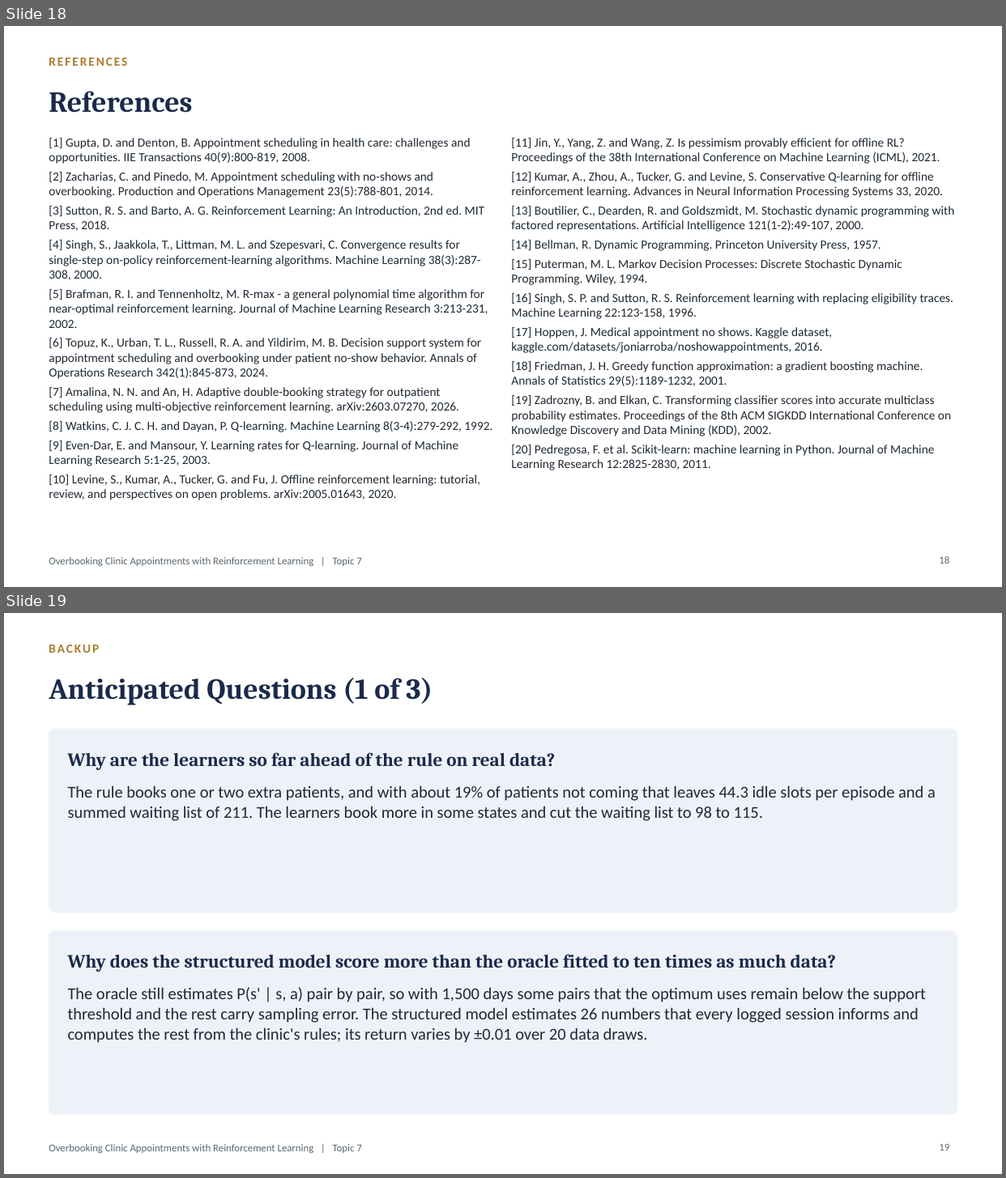
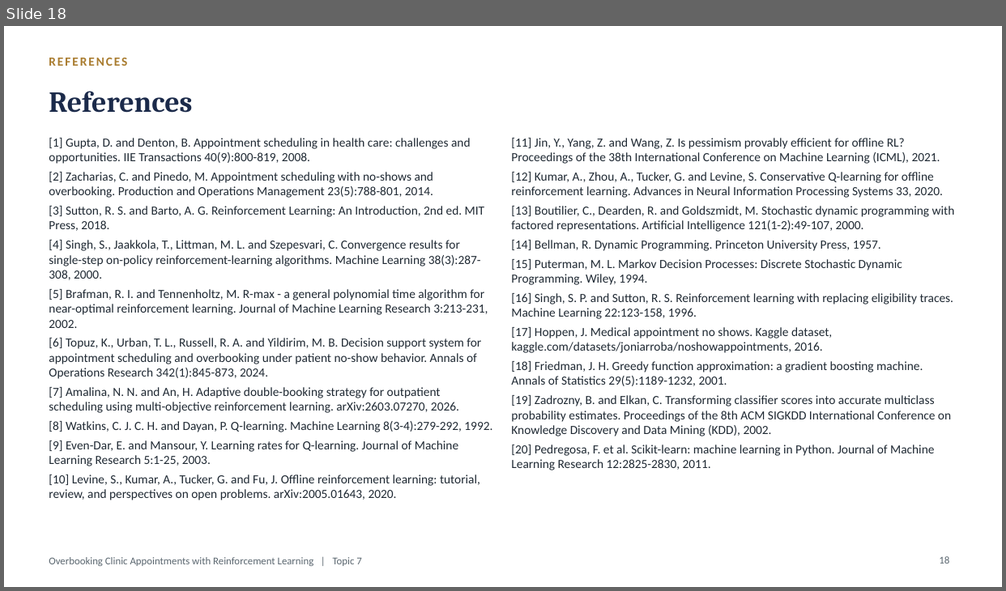
Before and after one commit to Nagasai-Datta/ml_lab, a slide deck: topic7/presentation/23BCE0757_THEORY_DA.pptx. Shown one above the other, each under a label of ours: slides 18 and 19 before the commit, slide 18 after it. The pictures are 1006x1178 and 1006x591 pixels, drawn with LibreOffice and Linux fonts; fonts in the diff are those of the drawing. Boxes give left, top, right and bottom in pixels: in the first picture for what was removed or moved away, otherwise in the second. Text is boxed around its words. In the diff, an @@ line names an element or a change of style, - is before the commit and + after.

```diff
--- a/topic7/presentation/23BCE0757_THEORY_DA.pptx
+++ b/topic7/presentation/23BCE0757_THEORY_DA.pptx
@@ slide 19 removed at <box>4,613,1002,1174</box>, background #FFFFFF; not listed: 1 template element that a slide beside it also shows @@
@@ text removed at <box>49,645,99,653</box> @@
-BACKUP
@@ title removed at <box>49,678,432,705</box> @@
-Anticipated Questions (1 of 3)
@@ rounded rectangle removed at <box>49,729,957,913</box> @@
@@ text removed at <box>68,752,555,770</box> @@
-Why are the learners so far ahead of the rule on real data?
@@ text removed at <box>68,786,936,821</box> @@
-The rule books one or two extra patients, and with about 19% of patients not coming that leaves 44.3 idle slots per episode and a summed waiting list of 211. The learners book more in some states and cut the waiting list to 98 to 115.
@@ rounded rectangle removed at <box>49,931,957,1114</box> @@
@@ text removed at <box>68,954,836,972</box> @@
-Why does the structured model score more than the oracle fitted to ten times as much data?
@@ text removed at <box>68,987,926,1043</box> @@
-The oracle still estimates P(s' | s, a) pair by pair, so with 1,500 days some pairs that the optimum uses remain below the support threshold and the rest carry sampling error. The structured model estimates 26 numbers that every logged session informs and computes the rest from the clinic's rules; its return varies by ±0.01 over 20 data draws.
@@ page number removed at <box>939,1144,949,1151</box> @@
-19
```
Also in this commit, not shown: 3 slides changed, 2 other slides removed, 1 other file.
